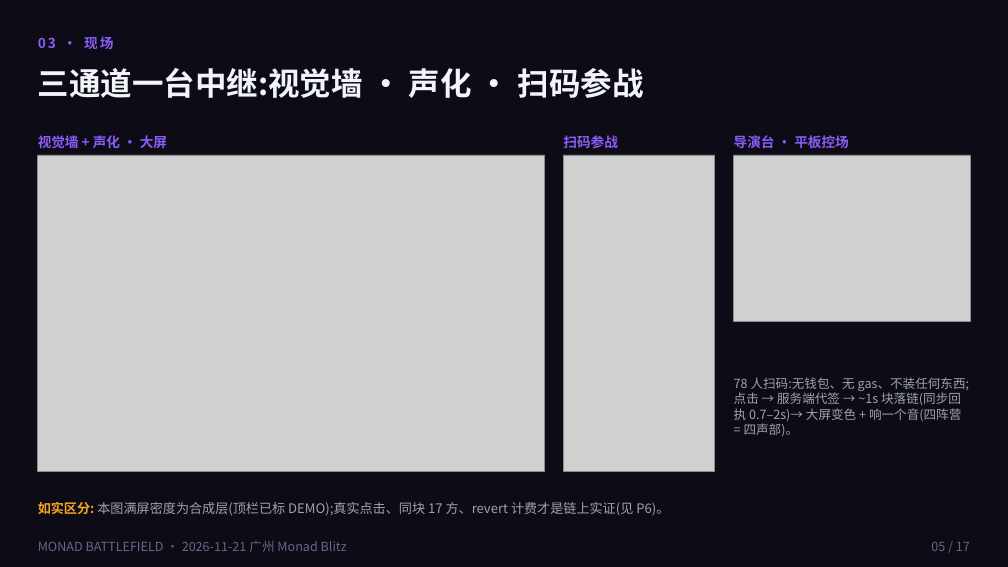
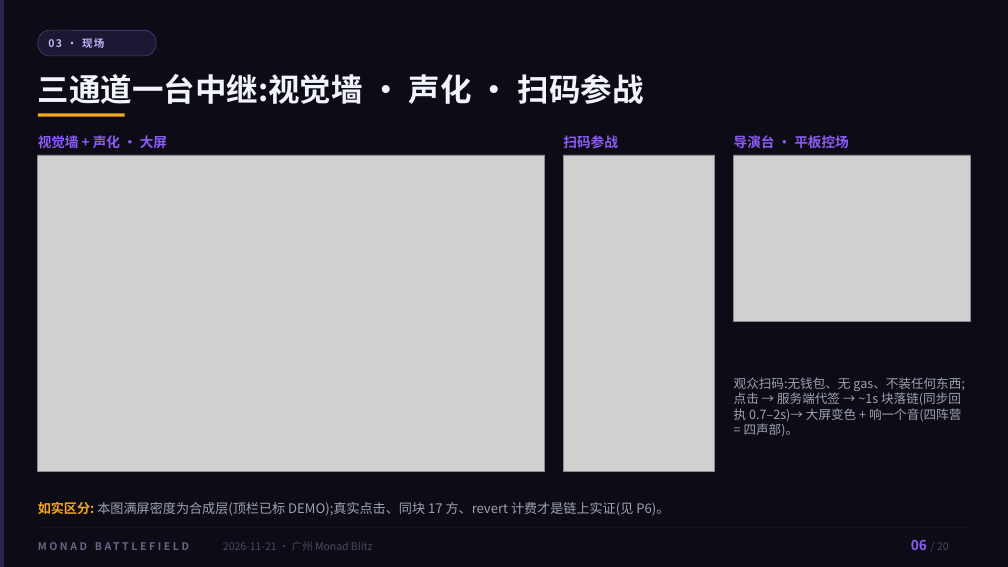
Before and after one commit to NaIWaniubi/monad-battlefield, a slide deck: slide 6 of deck/monad-battlefield.pptx (slide 5 before the commit). Drawn at 1008x567 pixels with LibreOffice and Linux fonts; fonts in the diff are those of the drawing; grey boxes stand for pictures. Boxes give left, top, right and bottom in pixels: in the first picture for what was removed or moved away, otherwise in the second. Text is boxed around its words. In the diff, an @@ line names an element or a change of style, - is before the commit and + after.

Commit message:
sync final: 落格 Alight deck (18→20 slides, GIF demos, Monad slide), crowd/demo build, loop GIFs

```diff
--- a/deck/monad-battlefield.pptx
+++ b/deck/monad-battlefield.pptx
@@ rectangle added at [0, 0, 5, 567], fill #8B5CF6 at 28% opacity @@
@@ rounded rectangle added at [38, 30, 156, 56], fill #1F1936 at 88% opacity, outline #4A3F73 0.6 pt @@
@@ text "03 · 现场": place and size @@
-text "03 · 现场" at [38, 36, 113, 49]
+text "03 · 现场" at [48, 36, 104, 50]
@@ text "03 · 现场" at [48, 36, 104, 50]: size 13 to 10 pt, text colour #8B5CF6 to #C4B5FD, letter spacing 2 to 1.2 pt @@
@@ text "三通道一台中继:视觉墙 · 声化 · 扫码参战": place and size @@
-text "三通道一台中继:视觉墙 · 声化 · 扫码参战" at [38, 68, 644, 98]
+text "三通道一台中继:视觉墙 · 声化 · 扫码参战" at [38, 74, 644, 104]
@@ rectangle added at [38, 113, 125, 116], fill #F5A623 @@
@@ text at [734, 377, 965, 436]: text changed @@
-78 人扫码:无钱包、无 gas、不装任何东西;点击 → 服务端代签 → ~1s 块落链(同步回执 0.7–2s)→ 大屏变色 + 响一个音(四阵营 = 四声部)。
+观众扫码:无钱包、无 gas、不装任何东西;点击 → 服务端代签 → ~1s 块落链(同步回执 0.7–2s)→ 大屏变色 + 响一个音(四阵营 = 四声部)。
@@ rectangle added at [38, 528, 970, 529], fill #322A52 at 75% opacity @@
@@ text added at [38, 535, 219, 557], 10 pt, text #6B6485, bold @@
+MONAD BATTLEFIELD
@@ text added at [911, 539, 927, 550], 13 pt, text #8B5CF6, bold @@
+06
@@ text at [223, 542, 373, 550]: text changed; size 12 to 10 pt; text colour #6B6485 to #4E4762 @@
-MONAD BATTLEFIELD · 2026-11-21 广州 Monad Blitz
+2026-11-21 · 广州 Monad Blitz
@@ text removed at [931, 542, 970, 551] @@
-05 / 17
@@ text added at [937, 542, 949, 550], 10 pt, text #4E4762 @@
+/ 20
```
Also in this commit, not shown: 15 other slides changed, 4 slides added, 1 slide removed, 4 other files.
